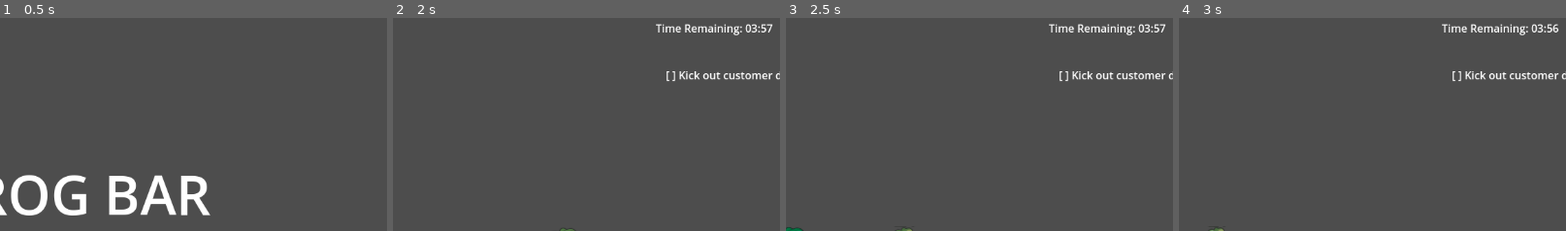
Above: before the commit, frames 1-4 (left to right).
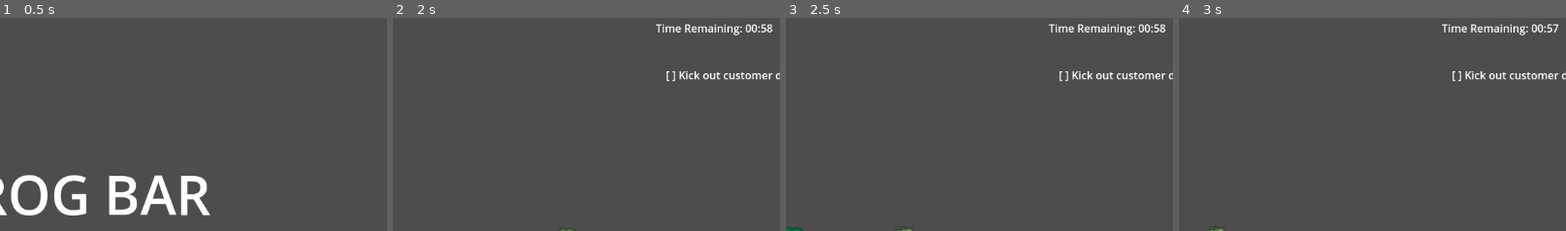
Above: after the commit, the same moments.

Repository: csweet22/FrogBar
Game: Godot game, scene res://Menus/main_menu.tscn
Same seed, same stepped clock (60 frames per second), same inputs: the game is played once before the commit and once after it. The engine's default icon, where the game draws it, is replaced by a stand-in: a white triangle on a blue panel in a dark square.
Inputs:
- Up to frame 1 (0.5 s): no input
- Up to frame 2 (2 s): click "START GAME" at 0.5 s; tap Enter (ui_accept) at 1.25, 1.52 s; hold D (move_right) from 1.28 s (still down); hold Space (interact) from 1.28 s (still down)
- Up to frame 3 (2.5 s): release D (move_right) at 2.03 s; release Space (interact) at 2.03 s; hold S (move_down) from 2.03 s (still down); tap Space (interact) at 2.1 s; tap Enter (ui_accept) at 2.27 s
- Up to frame 4 (3 s): release S (move_down) at 2.78 s; hold D (move_right) from 2.78 s (still down); hold Space (interact) from 2.78 s (still down)
The pictures show only the part of the screen within x 40-90%, y 0-50%; the shares and areas given below are measured in that part.

Frame 1 is identical in both runs. In frame 2, less than 0.1% of the frame differs, in the area x 92-98%, y 2-7%; in frame 3, less than 0.1%; in frame 4, less than 0.1%.

Commit message:
gameloop

Diff:
--- a/Entities/drink.gd
+++ b/Entities/drink.gd
@@ -10,4 +10,3 @@
 func _process(delta: float) -> void:
 	if position.y < -1.0:
 		fell.emit(drink_type)
-		queue_free()
--- a/Entities/frog.gd
+++ b/Entities/frog.gd
@@ -113,6 +113,10 @@
 			# remove drink from tray with signal
 			drink_gotten.emit(drink_want)
 			get_random_drink()
+			$DrinkingTimer.start()
+			$DrinkingTimer.timeout.connect( func():
+				set_drink_state(DrinkState.NO_DRINK)
+			)
 
 
 	if not drink_recieved:
--- a/Entities/frog.tscn
+++ b/Entities/frog.tscn
@@ -74,3 +74,7 @@
 sorting_offset = 1.0
 billboard = 2
 text = "I WANT A"
+
+[node name="DrinkingTimer" type="Timer" parent="."]
+wait_time = 6.0
+one_shot = true
--- /dev/null
+++ b/Menus/end_menu.gd
@@ -0,0 +1,21 @@
+extends Control
+
+
+# Called when the node enters the scene tree for the first time.
+func _ready() -> void:
+	$VBoxContainer/Restart.grab_focus()
+
+
+# Called every frame. 'delta' is the elapsed time since the previous frame.
+func _process(delta: float) -> void:
+	pass
+
+
+func _on_restart_button_up() -> void:
+	get_tree().change_scene_to_file("res://main_level.tscn")
+	queue_free()
+
+
+func _on_main_menu_button_up() -> void:
+	get_tree().change_scene_to_file("res://Menus/main_menu.tscn")
+	queue_free()
--- a/Menus/end_menu.tscn
+++ b/Menus/end_menu.tscn
@@ -1,4 +1,9 @@
-[gd_scene format=3 uid="uid://b3le7jjltin0v"]
+[gd_scene load_steps=3 format=3 uid="uid://b3le7jjltin0v"]
+
+[ext_resource type="Script" path="res://Menus/end_menu.gd" id="1_vqv43"]
+
+[sub_resource type="LabelSettings" id="LabelSettings_g62sf"]
+font_size = 91
 
 [node name="EndMenu" type="Control"]
 layout_mode = 3
@@ -7,3 +12,49 @@
 anchor_bottom = 1.0
 grow_horizontal = 2
 grow_vertical = 2
+focus_neighbor_bottom = NodePath("VBoxContainer/MainMenu")
+script = ExtResource("1_vqv43")
+
+[node name="ColorRect" type="ColorRect" parent="."]
+layout_mode = 1
+anchors_preset = 15
+anchor_right = 1.0
+anchor_bottom = 1.0
+grow_horizontal = 2
+grow_vertical = 2
+color = Color(0.01758, 0.0172, 0.04, 0.678431)
+
+[node name="VBoxContainer" type="VBoxContainer" parent="."]
+layout_mode = 1
+anchors_preset = 8
+anchor_left = 0.5
+anchor_top = 0.5
+anchor_right = 0.5
+anchor_bottom = 0.5
+offset_left = -288.0
+offset_top = -128.5
+offset_right = 288.0
+offset_bottom = 128.5
+grow_horizontal = 2
+grow_vertical = 2
+theme_override_constants/separation = 35
+alignment = 1
+
+[node name="Label" type="Label" parent="VBoxContainer"]
+layout_mode = 2
+text = "SHIFT ENDED"
+label_settings = SubResource("LabelSettings_g62sf")
+horizontal_alignment = 1
+
+[node name="Restart" type="Button" parent="VBoxContainer"]
+layout_mode = 2
+focus_neighbor_bottom = NodePath("../MainMenu")
+text = "PLAY AGAIN"
+
+[node name="MainMenu" type="Button" parent="VBoxContainer"]
+layout_mode = 2
+focus_neighbor_top = NodePath("../Restart")
+text = "BACK TO MAIN MENU"
+
+[connection signal="button_up" from="VBoxContainer/Restart" to="." method="_on_restart_button_up"]
+[connection signal="button_up" from="VBoxContainer/MainMenu" to="." method="_on_main_menu_button_up"]
--- a/game_manager.gd
+++ b/game_manager.gd
@@ -15,7 +15,7 @@
 var tray_scene: Node3D
 
 func _ready() -> void:
-	game_timer.timeout.connect(load_end_menu)
+	game_timer.timeout.connect(on_game_end)
 
 func remove_score(value: float) -> void:
 	set_score(score - value)
@@ -32,21 +32,29 @@
 	return score
 
 func start_game():
+	set_score(0)
 	# load in all frogs in scene into list
 	frogs = find_nodes_with_script(get_tree().root, load("res://Entities/frog.gd"))
 	tray_scene = find_nodes_with_script(get_tree().root, load("res://tray_scene.gd"))[0]
 	for frog in frogs:
 		frog.drink_gotten.connect(tray_scene.remove_drink)
+	start_timer()
 
 func start_timer():
-	game_timer.start()
+	game_timer.start(0.0)
+	$DrinkRequestTimer.start(0.0)
+	$DrinkRequestTimer.start(0.0)
 
 func on_game_end() -> void:
 	game_ended.emit()
+	$GameTimer.stop()
+	$DrinkRequestTimer.stop()
+	$DisturbanceTimer.stop()
+
 	load_end_menu()
 
 func load_end_menu() -> void:
-	pass
+	get_tree().root.add_child(preload("res://Menus/end_menu.tscn").instantiate())
 
 func make_disturbance() -> void:
 	# Loop through all frogs, find one that is not looking for an order
--- a/game_manager.tscn
+++ b/game_manager.tscn
@@ -7,7 +7,7 @@
 game_timer = NodePath("GameTimer")
 
 [node name="GameTimer" type="Timer" parent="."]
-wait_time = 240.0
+wait_time = 60.0
 one_shot = true
 autostart = true
 
